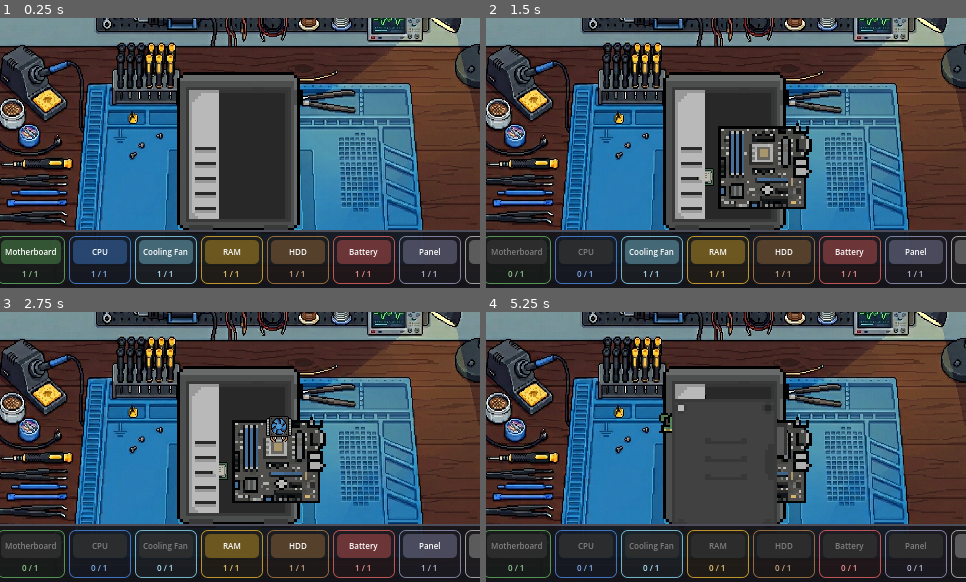
Above: before the commit, frames 1-4 (two rows, left to right).
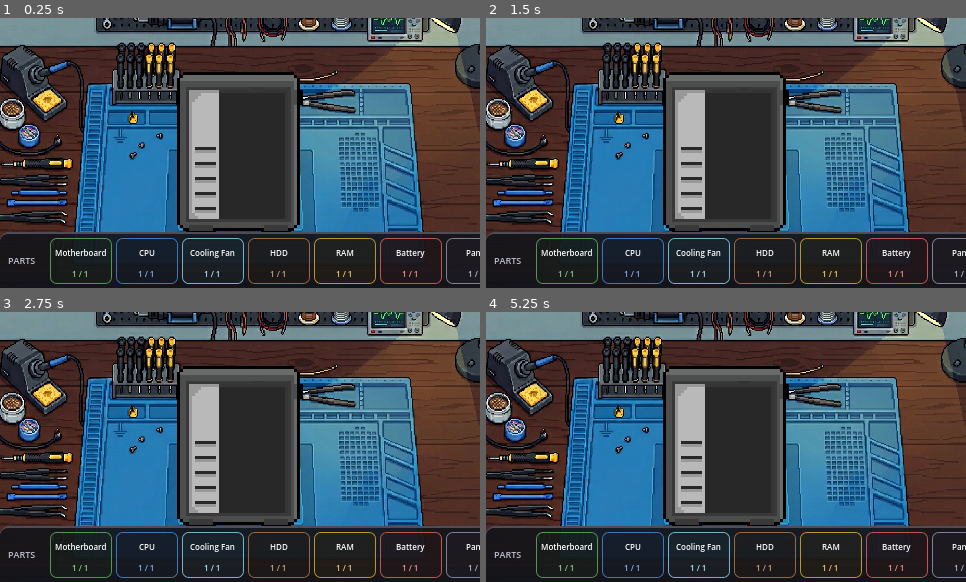
Above: after the commit, the same moments.

Repository: Raikosuu/Full-Tech-Panic_Public
Game: Godot game, scene res://scenes/minigame_1_v_2.tscn
Two runs of this game, one before a commit and one after it. Both use one fixed random seed, a clock stepped at 60 frames per second and the inputs below. This scene is started directly instead of the project's main scene.
Inputs (mouse positions are in pixels of both pictures, inside the frame that each line leads up to):
- Up to frame 1 (0.25 s): no input
- Up to frame 2 (1.5 s): click (514, 252) at 0.5 s, where only the run before the commit has a clickable "Motherboard"; click (586, 252) at 1.25 s, where only the run before the commit has a clickable "CPU"
- Up to frame 3 (2.75 s): click (163, 546) at 2 s, where only the run before the commit has a clickable "Cooling Fan"
- Up to frame 4 (5.25 s): click (716, 546) at 2.75 s, where only the run before the commit has a clickable "RAM"; click (783, 546) at 3.5 s, where only the run before the commit has a clickable "HDD"; click (850, 546) at 4.25 s, where only the run before the commit has a clickable "Battery"; click (913, 546) at 5 s, where only the run before the commit has a clickable "Panel"

The runs differ from the first frame. In frame 1, 11% of the frame differs, in the area x 0-100%, y 78-99%; in frame 2, 14%; in frame 3, 14%; in frame 4, 15%, in the area x 0-100%, y 30-99%.

Commit message:
hotbar can be drag and dropped.
hotbar is still too big for the things that the user can see.

Diff:
--- a/scenes/hotbar_ui.tscn
+++ b/scenes/hotbar_ui.tscn
@@ -1,14 +1,6 @@
 [gd_scene format=3 uid="uid://dms4vy7wnxet6"]
 
 [ext_resource type="Script" uid="uid://cc8oe80x66bgw" path="res://scripts/hotbar_ui.gd" id="1_hotbar"]
-[ext_resource type="PackedScene" uid="uid://hqijequt6jg7" path="res://scenes/mo_bo.tscn" id="2_b4oid"]
-[ext_resource type="PackedScene" uid="uid://t6monse15254" path="res://scenes/cpu.tscn" id="3_nx3ik"]
-[ext_resource type="PackedScene" uid="uid://dsrqfd5w0e2j4" path="res://scenes/cooling_fan.tscn" id="4_sp456"]
-[ext_resource type="PackedScene" uid="uid://pgpcgeywpbc5" path="res://scenes/ram_module.tscn" id="5_sxuem"]
-[ext_resource type="PackedScene" uid="uid://cou02t2vy1mu2" path="res://scenes/hdd.tscn" id="6_sgdwu"]
-[ext_resource type="PackedScene" uid="uid://duno78x0srmi8" path="res://scenes/su_battery.tscn" id="7_pr0mc"]
-[ext_resource type="PackedScene" uid="uid://bcg8ruhd4vc5n" path="res://scenes/su_panel.tscn" id="8_4e440"]
-[ext_resource type="PackedScene" uid="uid://ccxttvxg0gs8" path="res://scenes/screws.tscn" id="9_0nbos"]
 
 [sub_resource type="StyleBoxFlat" id="StyleBoxFlat_panel"]
 bg_color = Color(0.08, 0.08, 0.1, 0.92)
@@ -17,39 +9,32 @@
 corner_radius_top_left = 8
 corner_radius_top_right = 8
 
-[node name="HotbarUI" type="CanvasLayer" unique_id=284436183]
+[node name="HotbarUI" type="CanvasLayer" unique_id=1573472408]
 layer = 10
 script = ExtResource("1_hotbar")
-part_scenes = Array[PackedScene]([ExtResource("2_b4oid"), ExtResource("3_nx3ik"), ExtResource("4_sp456"), ExtResource("5_sxuem"), ExtResource("6_sgdwu"), ExtResource("7_pr0mc"), ExtResource("8_4e440"), ExtResource("9_0nbos")])
-part_labels = Array[String](["Motherboard", "CPU", "Cooling Fan", "RAM", "HDD", "Battery", "Panel", "Screws"])
-part_types = Array[String](["MOBO", "CPU", "CFAN", "RAM", "HDD", "BATTERY", "PANEL", "SCREW"])
-part_counts = Array[int]([1, 1, 1, 1, 1, 1, 1, 4])
 
-[node name="Panel" type="PanelContainer" parent="." unique_id=1396737750]
+[node name="Panel" type="PanelContainer" parent="." unique_id=151350601]
 anchors_preset = 12
 anchor_top = 1.0
 anchor_right = 1.0
 anchor_bottom = 1.0
-offset_left = 2.0
-offset_top = -31.0
-offset_right = -1.0
-grow_horizontal = 2
+offset_top = -52.0
 grow_vertical = 0
 theme_override_styles/panel = SubResource("StyleBoxFlat_panel")
 
-[node name="MarginContainer" type="MarginContainer" parent="Panel" unique_id=326655397]
+[node name="MarginContainer" type="MarginContainer" parent="Panel" unique_id=1897704918]
 layout_mode = 2
 theme_override_constants/margin_left = 8
 theme_override_constants/margin_top = 4
 theme_override_constants/margin_right = 8
 theme_override_constants/margin_bottom = 4
 
-[node name="HBoxContainer" type="HBoxContainer" parent="Panel/MarginContainer" unique_id=1176837309]
+[node name="HBoxContainer" type="HBoxContainer" parent="Panel/MarginContainer" unique_id=487787450]
 layout_mode = 2
 theme_override_constants/separation = 6
 alignment = 1
 
-[node name="TitleLabel" type="Label" parent="Panel/MarginContainer/HBoxContainer" unique_id=62517440]
+[node name="TitleLabel" type="Label" parent="Panel/MarginContainer/HBoxContainer" unique_id=174676811]
 custom_minimum_size = Vector2(36, 0)
 layout_mode = 2
 theme_override_colors/font_color = Color(0.75, 0.75, 0.8, 1)
@@ -57,7 +42,7 @@
 text = "PARTS"
 vertical_alignment = 1
 
-[node name="Slots" type="HBoxContainer" parent="Panel/MarginContainer/HBoxContainer" unique_id=637206887]
+[node name="Slots" type="HBoxContainer" parent="Panel/MarginContainer/HBoxContainer" unique_id=580012013]
 layout_mode = 2
 size_flags_horizontal = 3
 theme_override_constants/separation = 4
--- a/scenes/minigame_1_v_2.tscn
+++ b/scenes/minigame_1_v_2.tscn
@@ -3,8 +3,16 @@
 [ext_resource type="Script" uid="uid://408qjhn7wpll" path="res://scripts/minigame_assembly.gd" id="1_jicg2"]
 [ext_resource type="PackedScene" uid="uid://rhxauoy66x4e" path="res://scenes/system_unit.tscn" id="1_xsi8y"]
 [ext_resource type="PackedScene" uid="uid://bhph80goxwfn5" path="res://scenes/snap_zone.tscn" id="4_cn6rf"]
+[ext_resource type="PackedScene" uid="uid://hqijequt6jg7" path="res://scenes/mo_bo.tscn" id="7_jicg2"]
+[ext_resource type="PackedScene" uid="uid://t6monse15254" path="res://scenes/cpu.tscn" id="8_ihwr5"]
 [ext_resource type="PackedScene" uid="uid://c380fba04gpma" path="res://scenes/su_rack.tscn" id="8_qbqew"]
+[ext_resource type="PackedScene" uid="uid://dsrqfd5w0e2j4" path="res://scenes/cooling_fan.tscn" id="9_73wum"]
+[ext_resource type="PackedScene" uid="uid://cou02t2vy1mu2" path="res://scenes/hdd.tscn" id="10_5v6y6"]
+[ext_resource type="PackedScene" uid="uid://pgpcgeywpbc5" path="res://scenes/ram_module.tscn" id="11_64x2g"]
 [ext_resource type="Texture2D" uid="uid://dftmunw5wr58q" path="res://assets/Computer parts/Troubleshooting background.png" id="12_rnrb2"]
+[ext_resource type="PackedScene" uid="uid://duno78x0srmi8" path="res://scenes/su_battery.tscn" id="12_whuv8"]
+[ext_resource type="PackedScene" uid="uid://bcg8ruhd4vc5n" path="res://scenes/su_panel.tscn" id="13_aonyo"]
+[ext_resource type="PackedScene" uid="uid://ccxttvxg0gs8" path="res://scenes/screws.tscn" id="14_kupva"]
 [ext_resource type="PackedScene" uid="uid://dms4vy7wnxet6" path="res://scenes/hotbar_ui.tscn" id="15_ihwr5"]
 
 [sub_resource type="SegmentShape2D" id="SegmentShape2D_jicg2"]
@@ -56,6 +64,7 @@
 position = Vector2(235.00002, 124)
 
 [node name="HDD_snapzone" parent="SuRack" index="3"]
+allow_preview = true
 blocked_by_snap_zone = NodePath("../../SU_main/Panel_snapzone")
 
 [node name="bound_left" type="StaticBody2D" parent="." unique_id=1334302838]
@@ -85,6 +94,10 @@
 shape = SubResource("SegmentShape2D_5v6y6")
 
 [node name="HotbarUI" parent="." unique_id=284436183 instance=ExtResource("15_ihwr5")]
+part_scenes = Array[PackedScene]([ExtResource("7_jicg2"), ExtResource("8_ihwr5"), ExtResource("9_73wum"), ExtResource("10_5v6y6"), ExtResource("11_64x2g"), ExtResource("12_whuv8"), ExtResource("13_aonyo"), ExtResource("14_kupva")])
+part_labels = Array[String](["Motherboard", "CPU", "Cooling Fan", "HDD", "RAM", "Battery", "Panel", "Screws"])
+part_types = Array[String](["MOBO", "CPU", "CFAN", "HDD", "RAM", "BATTERY", "PANEL", "SCREW"])
+part_counts = Array[int]([1, 1, 1, 1, 1, 1, 1, 4])
 
 [editable path="SU_main"]
 [editable path="SuRack"]
--- a/scenes/mo_bo.tscn
+++ b/scenes/mo_bo.tscn
@@ -29,7 +29,6 @@
 scale = Vector2(0.4, 0.4)
 accepted_type = "CPU"
 remove_component = true
-allow_preview = false
 
 [node name="CFAN_snapzone" parent="." unique_id=217017135 instance=ExtResource("2_gqnev")]
 position = Vector2(0, -6.9999995)
@@ -42,4 +41,3 @@
 scale = Vector2(0.4, 0.4)
 accepted_type = "RAM"
 remove_component = true
-allow_preview = false
--- a/scripts/drag_cont.gd
+++ b/scripts/drag_cont.gd
@@ -1,6 +1,7 @@
 extends RigidBody2D
 
 signal released(component)
+signal unsnapped(component)
 
 var is_grabbed: bool = false
 var touch_index: int = -1
@@ -11,7 +12,8 @@
 var _default_collision_layer: int = 0
 var _default_collision_mask: int = 0
 var _default_z_index: int = 0
-signal unsnapped(component)
+var _from_hotbar: bool = false  # when true, ignore is_mouse_button_pressed until next press+release
+
 @export var allow_unsnap: bool = false
 
 func _ready() -> void:
@@ -30,7 +32,7 @@
 		return
 
 	if is_grabbed:
-		if touch_index == -1 and not Input.is_mouse_button_pressed(MOUSE_BUTTON_LEFT):
+		if not _from_hotbar and touch_index == -1 and not Input.is_mouse_button_pressed(MOUSE_BUTTON_LEFT):
 			_release()
 			return
 		var target_pos: Vector2
@@ -60,6 +62,17 @@
 		return
 
 	if event is InputEventMouseButton and event.button_index == MOUSE_BUTTON_LEFT and touch_index == -1:
+		if _from_hotbar:
+			if event.pressed:
+				# Player clicked again after hotbar drop — normal drag now
+				_from_hotbar = false
+				var local_pos = to_local(get_global_mouse_position())
+				drag_offset = local_pos
+			else:
+				# Released without clicking — drop in place
+				_from_hotbar = false
+				_release()
+			return
 		if event.pressed:
 			var local_pos = to_local(get_global_mouse_position())
 			if _is_point_inside(local_pos):
@@ -138,3 +151,12 @@
 
 func drop() -> void:
 	pass
+
+# ── Called by HotbarUI when the player drags a part out of the hotbar ──────
+# Positions the part at world_pos and immediately begins a grab so the
+# player can continue dragging without a second click.
+func grab_from_hotbar(world_pos: Vector2) -> void:
+	drag_offset = Vector2.ZERO
+	global_position = world_pos
+	_from_hotbar = true
+	_grab()
--- a/scripts/hotbar_ui.gd
+++ b/scripts/hotbar_ui.gd
@@ -1,31 +1,14 @@
 # hotbar_ui.gd
-# Attach to the HotbarUI CanvasLayer scene.
-# Instance hotbar_ui.tscn into any minigame and configure the slots
-# via the exported arrays in the Inspector — no code changes needed.
+# Draggable hotbar — drag a slot icon into the game world to place a part.
 extends CanvasLayer
 
-# ── Per-minigame configuration (set in the Inspector) ─────────────────────
-#
-# All four arrays must be the same length — one entry per hotbar slot.
-#
-# part_scenes       : the PackedScene for each draggable part
-# part_labels       : display name shown on the button
-# part_types        : component_type string (must match drag_cont.gd)
-# part_counts       : how many copies the player can spawn (e.g. 4 screws)
-#
+# ── Per-minigame configuration (Inspector) ─────────────────────────────────
 @export var part_scenes: Array[PackedScene] = []
 @export var part_labels: Array[String]      = []
 @export var part_types:  Array[String]      = []
 @export var part_counts: Array[int]         = []
 
-# Where spawned parts appear (world-space). Leave Vector2.ZERO to
-# auto-detect from the parent's Camera2D.
-@export var spawn_anchor: Vector2 = Vector2.ZERO
-
-# Random spread applied to spawn_anchor so stacked parts fan out.
-@export var spawn_spread: float = 14.0
-
-# ── Colour palette (type → button tint) ───────────────────────────────────
+# ── Colour palette ─────────────────────────────────────────────────────────
 const TYPE_COLORS: Dictionary = {
 	"MOBO":    Color(0.40, 0.70, 0.40),
 	"CPU":     Color(0.30, 0.55, 0.90),
@@ -38,11 +21,16 @@
 	"GPU":     Color(0.80, 0.35, 0.80),
 }
 
-# ── Internal ───────────────────────────────────────────────────────────────
-var _buttons:  Array[Button] = []
-var _counters: Array[Label]  = []
-var _live:     Array[Array]  = []   # _live[i] = array of live Node instances
-var _minigame: Node          = null
+# ── Internal state ─────────────────────────────────────────────────────────
+var _minigame:      Node                 = null
+var _slot_panels:   Array[PanelContainer] = []
+var _counters:      Array[Label]         = []
+var _live:          Array[Array]         = []
+
+# Drag state
+var _drag_slot:     int     = -1
+var _drag_ghost:    Control = null
+var _drag_instance: Node    = null
 
 @onready var _slot_container: HBoxContainer = $Panel/MarginContainer/HBoxContainer/Slots
 
@@ -54,92 +42,80 @@
 
 func _validate_exports() -> void:
 	var n := part_scenes.size()
-	# Pad shorter arrays with safe defaults so we never crash.
-	while part_labels.size() < n:
-		part_labels.append("Part %d" % part_labels.size())
-	while part_types.size() < n:
-		part_types.append("")
-	while part_counts.size() < n:
-		part_counts.append(1)
-
-# ── Build UI slots at runtime ──────────────────────────────────────────────
+	while part_labels.size() < n: part_labels.append("Part %d" % part_labels.size())
+	while part_types.size()  < n: part_types.append("")
+	while part_counts.size() < n: part_counts.append(1)
+
+# ── Build slots ────────────────────────────────────────────────────────────
 func _build_slots() -> void:
-	# Remove placeholder children the scene might have.
 	for child in _slot_container.get_children():
 		child.queue_free()
-
-	_buttons.clear()
+	_slot_panels.clear()
 	_counters.clear()
 	_live.clear()
 
 	for i in part_scenes.size():
 		_live.append([])
 
-		var ptype: String = part_types[i]
-		var base_col: Color = TYPE_COLORS.get(ptype, Color(0.35, 0.35, 0.35))
-
-		# ── Slot container ─────────────────────────────────────────────────
+		var ptype:    String = part_types[i]
+		var base_col: Color  = TYPE_COLORS.get(ptype, Color(0.35, 0.35, 0.35))
+
 		var slot := PanelContainer.new()
 		slot.custom_minimum_size = Vector2(58, 42)
+		slot.mouse_filter = Control.MOUSE_FILTER_STOP
 
 		var slot_bg := StyleBoxFlat.new()
-		slot_bg.bg_color          = base_col * 0.25
-		slot_bg.border_color      = base_col * 0.9
+		slot_bg.bg_color     = base_col * 0.25
+		slot_bg.border_color = base_col * 0.9
 		slot_bg.set_border_width_all(1)
 		slot_bg.set_corner_radius_all(6)
 		slot_bg.set_content_margin_all(4)
 		slot.add_theme_stylebox_override("panel", slot_bg)
 		_slot_container.add_child(slot)
+		_slot_panels.append(slot)
 
 		var vbox := VBoxContainer.new()
-		vbox.alignment = BoxContainer.ALIGNMENT_CENTER
+		vbox.alignment    = BoxContainer.ALIGNMENT_CENTER
+		vbox.mouse_filter = Control.MOUSE_FILTER_IGNORE
 		slot.add_child(vbox)
 
-		# ── Button ─────────────────────────────────────────────────────────
-		var btn := Button.new()
-		btn.text = part_labels[i]
-		btn.custom_minimum_size = Vector2(54, 24)
-		btn.size_flags_horizontal = Control.SIZE_EXPAND_FILL
-		btn.add_theme_font_size_override("font_size", 8)
-		btn.add_theme_color_override("font_color", Color.WHITE)
-		btn.add_theme_color_override("font_disabled_color", Color(0.5, 0.5, 0.5))
-
-		var sc_normal := StyleBoxFlat.new()
-		sc_normal.bg_color = base_col * 0.65
-		sc_normal.set_corner_radius_all(5)
-		sc_normal.set_content_margin_all(4)
-		btn.add_theme_stylebox_override("normal", sc_normal)
-
-		var sc_hover := sc_normal.duplicate() as StyleBoxFlat
-		sc_hover.bg_color = base_col * 0.85
-		btn.add_theme_stylebox_override("hover", sc_hover)
-
-		var sc_pressed := sc_normal.duplicate() as StyleBoxFlat
-		sc_pressed.bg_color = base_col * 0.45
-		btn.add_theme_stylebox_override("pressed", sc_pressed)
-
-		var sc_disabled := sc_normal.duplicate() as StyleBoxFlat
-		sc_disabled.bg_color = Color(0.18, 0.18, 0.18, 0.9)
-		btn.add_theme_stylebox_override("disabled", sc_disabled)
-
-		btn.pressed.connect(_on_slot_pressed.bind(i))
-		vbox.add_child(btn)
-		_buttons.append(btn)
-
-		# ── Counter label ──────────────────────────────────────────────────
+		var lbl := Label.new()
+		lbl.text                 = part_labels[i]
+		lbl.horizontal_alignment = HORIZONTAL_ALIGNMENT_CENTER
+		lbl.vertical_alignment   = VERTICAL_ALIGNMENT_CENTER
+		lbl.custom_minimum_size  = Vector2(54, 22)
+		lbl.size_flags_horizontal = Control.SIZE_EXPAND_FILL
+		lbl.mouse_filter         = Control.MOUSE_FILTER_IGNORE
+		lbl.add_theme_font_size_override("font_size", 8)
+		lbl.add_theme_color_override("font_color", Color.WHITE)
+		vbox.add_child(lbl)
+
 		var counter := Label.new()
 		counter.horizontal_alignment = HORIZONTAL_ALIGNMENT_CENTER
+		counter.mouse_filter         = Control.MOUSE_FILTER_IGNORE
 		counter.add_theme_font_size_override("font_size", 8)
 		counter.add_theme_color_override("font_color", base_col.lightened(0.3))
 		vbox.add_child(counter)
 		_counters.append(counter)
 
+		slot.gui_input.connect(_on_slot_gui_input.bind(i))
+
 	_refresh_all()
 
-# ── Slot logic ─────────────────────────────────────────────────────────────
-func _on_slot_pressed(i: int) -> void:
+# ── Drag handling ──────────────────────────────────────────────────────────
+func _on_slot_gui_input(event: InputEvent, i: int) -> void:
+	if _drag_slot != -1:
+		return
 	var remaining: int = part_counts[i] - _live[i].size()
 	if remaining <= 0:
+		return
+
+	var started := false
+	if event is InputEventMouseButton and event.button_index == MOUSE_BUTTON_LEFT and event.pressed:
+		started = true
+	elif event is InputEventScreenTouch and event.pressed:
+		started = true
+	if not started:
 		return
 
 	var packed: PackedScene = part_scenes[i]
@@ -147,27 +123,129 @@
 		push_error("HotbarUI: part_scenes[%d] is null" % i)
 		return
 
-	var instance: Node = packed.instantiate()
-	_minigame.add_child(instance)
-
-	# Position near spawn_anchor (or the minigame camera) + random jitter.
-	var pos: Vector2 = spawn_anchor if spawn_anchor != Vector2.ZERO else _camera_center()
-	var jitter := Vector2(
-		randf_range(-spawn_spread, spawn_spread),
-		randf_range(-spawn_spread, spawn_spread)
-	)
-	instance.global_position = pos + jitter
-
-	_live[i].append(instance)
-	instance.tree_exiting.connect(_on_instance_exiting.bind(i, instance))
-
+	_drag_slot     = i
+	_drag_instance = packed.instantiate()
+	_minigame.add_child(_drag_instance)
+	_drag_instance.global_position = Vector2(-99999, -99999)
+
+	# Ghost: a Control holding a TextureRect with the part's sprite
+	_drag_ghost = _build_ghost(_drag_instance)
+	_drag_ghost.mouse_filter = Control.MOUSE_FILTER_IGNORE
+	_drag_ghost.z_index = 200
+	add_child(_drag_ghost)
+	_reposition_ghost(get_viewport().get_mouse_position())
+
+	_live[i].append(_drag_instance)
+	_drag_instance.tree_exiting.connect(_on_instance_exiting.bind(i, _drag_instance))
 	_refresh_slot(i)
 
+func _input(event: InputEvent) -> void:
+	if _drag_slot == -1:
+		return
+
+	if event is InputEventMouseMotion:
+		_reposition_ghost(event.position)
+	elif event is InputEventScreenDrag:
+		_reposition_ghost(event.position)
+
+	var released := false
+	if event is InputEventMouseButton and event.button_index == MOUSE_BUTTON_LEFT and not event.pressed:
+		released = true
+	elif event is InputEventScreenTouch and not event.pressed:
+		released = true
+	if released:
+		_drop_part()
+
+func _drop_part() -> void:
+	if _drag_ghost:
+		_drag_ghost.queue_free()
+		_drag_ghost = null
+
+	if _drag_instance == null:
+		_drag_slot = -1
+		return
+
+	var screen_pos: Vector2 = get_viewport().get_mouse_position()
+	var panel: Control      = $Panel
+	var panel_rect          := Rect2(panel.global_position, panel.size)
+
+	if not panel_rect.has_point(screen_pos):
+		# Convert screen position → world position using the scene's camera
+		var world_pos: Vector2 = _screen_to_world(screen_pos)
+		if _drag_instance.has_method("grab_from_hotbar"):
+			_drag_instance.grab_from_hotbar(world_pos)
+	else:
+		# Dropped back on hotbar — cancel
+		_live[_drag_slot].erase(_drag_instance)
+		_drag_instance.queue_free()
+		_refresh_slot(_drag_slot)
+
+	_drag_instance = null
+	_drag_slot     = -1
+
+# ── Ghost builder ──────────────────────────────────────────────────────────
+# Finds the first Sprite2D on the spawned instance and creates a TextureRect
+# ghost that looks like the real part, scaled to a readable hotbar size.
+func _build_ghost(instance: Node) -> Control:
+	var container := Control.new()
+
+	var sprite: Sprite2D = _find_sprite(instance)
+	if sprite == null or sprite.texture == null:
+		# Fallback: plain label
+		var lbl := Label.new()
+		lbl.text = part_labels[_drag_slot]
+		lbl.add_theme_font_size_override("font_size", 9)
+		lbl.add_theme_color_override("font_color", Color.WHITE)
+		container.add_child(lbl)
+		container.custom_minimum_size = lbl.size
+		return container
+
+	var tex_rect := TextureRect.new()
+	tex_rect.texture        = sprite.texture
+	tex_rect.expand_mode    = TextureRect.EXPAND_FIT_WIDTH_PROPORTIONAL
+	tex_rect.stretch_mode   = TextureRect.STRETCH_KEEP_ASPECT_CENTERED
+	tex_rect.flip_h         = sprite.flip_h
+	tex_rect.flip_v         = sprite.flip_v
+
+	# Scale the ghost to roughly 48×48 screen pixels so it's visible but not huge
+	var tex_size: Vector2   = sprite.texture.get_size()
+	var ghost_size: float   = 48.0
+	var scale_factor: float = ghost_size / maxf(tex_size.x, tex_size.y)
+	# Also factor in the sprite's own scale (e.g. scale = Vector2(0.3, 0.3))
+	scale_factor *= maxf(abs(sprite.scale.x), abs(sprite.scale.y))
+	scale_factor  = clampf(scale_factor, 0.5, 4.0)
+
+	var display_size := tex_size * scale_factor
+	tex_rect.custom_minimum_size = display_size
+	tex_rect.size                = display_size
+	container.custom_minimum_size = display_size
+	container.add_child(tex_rect)
+	return container
+
+func _reposition_ghost(screen_pos: Vector2) -> void:
+	if _drag_ghost == null:
+		return
+	# Centre the ghost on the cursor
+	var half := _drag_ghost.custom_minimum_size * 0.5
+	_drag_ghost.global_position = screen_pos - half
+
+# ── World-space conversion ─────────────────────────────────────────────────
+# Uses the minigame's Camera2D to correctly map screen → world,
+# accounting for zoom and camera position.
+func _screen_to_world(screen_pos: Vector2) -> Vector2:
+	var cam: Camera2D = _find_camera()
+	if cam == null:
+		return screen_pos
+	var viewport_size := Vector2(get_viewport().get_visible_rect().size)
+	var offset        := screen_pos - viewport_size * 0.5
+	return cam.global_position + offset / cam.zoom
+
+# ── Instance lifecycle ─────────────────────────────────────────────────────
 func _on_instance_exiting(i: int, instance: Node) -> void:
 	_live[i].erase(instance)
 	_refresh_slot(i)
 
-# ── Helpers ────────────────────────────────────────────────────────────────
+# ── UI refresh ─────────────────────────────────────────────────────────────
 func _refresh_all() -> void:
 	for i in part_scenes.size():
 		_refresh_slot(i)
@@ -175,12 +253,34 @@
 func _refresh_slot(i: int) -> void:
 	var total:     int = part_counts[i]
 	var remaining: int = total - _live[i].size()
-
 	_counters[i].text = "%d / %d" % [remaining, total]
-	_buttons[i].disabled = (remaining <= 0)
-
-func _camera_center() -> Vector2:
+
+	var ptype:    String = part_types[i]
+	var base_col: Color  = TYPE_COLORS.get(ptype, Color(0.35, 0.35, 0.35))
+	var sc := _slot_panels[i].get_theme_stylebox("panel") as StyleBoxFlat
+	if sc:
+		sc.bg_color     = (base_col * 0.25) if remaining > 0 else Color(0.10, 0.10, 0.10, 0.85)
+		sc.border_color = (base_col * 0.9)  if remaining > 0 else Color(0.25, 0.25, 0.25)
+
+# ── Helpers ────────────────────────────────────────────────────────────────
+func _find_camera() -> Camera2D:
 	for child in _minigame.get_children():
 		if child is Camera2D:
-			return child.global_position
-	return Vector2(235, 126)
+			return child
+	# Also check children of player node etc.
+	return _find_camera_recursive(_minigame)
+
+func _find_camera_recursive(node: Node) -> Camera2D:
+	for child in node.get_children():
+		if child is Camera2D:
+			return child
+		var found := _find_camera_recursive(child)
+		if found:
+			return found
+	return null
+
+func _find_sprite(node: Node) -> Sprite2D:
+	for child in node.get_children():
+		if child is Sprite2D:
+			return child
+	return null
